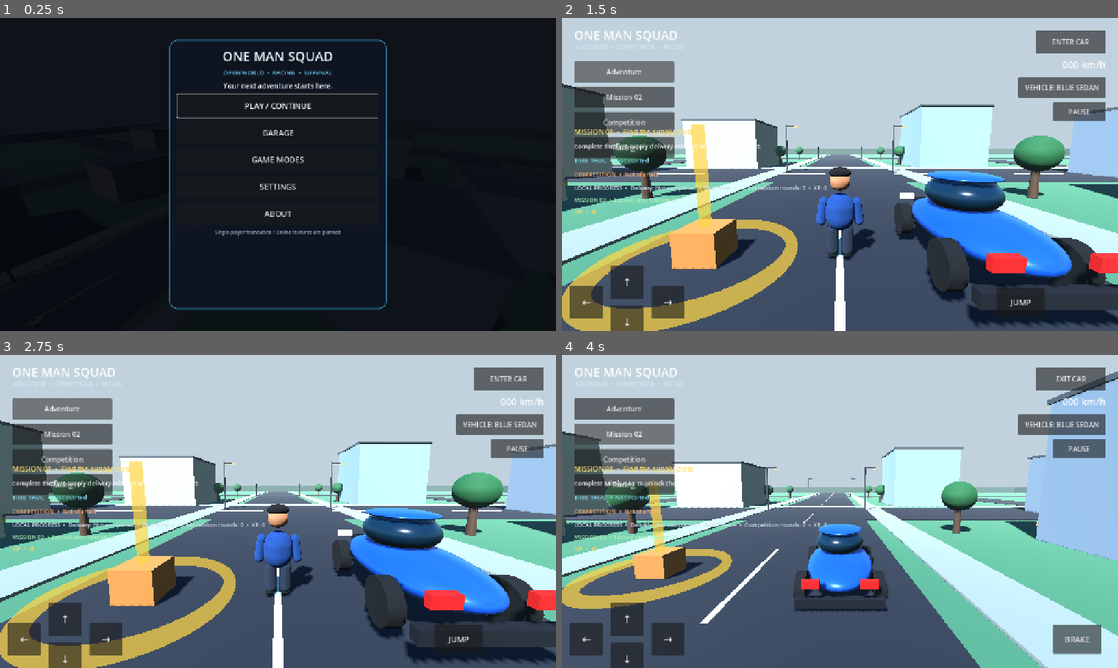
Above: before the commit, frames 1-4 (two rows, left to right).
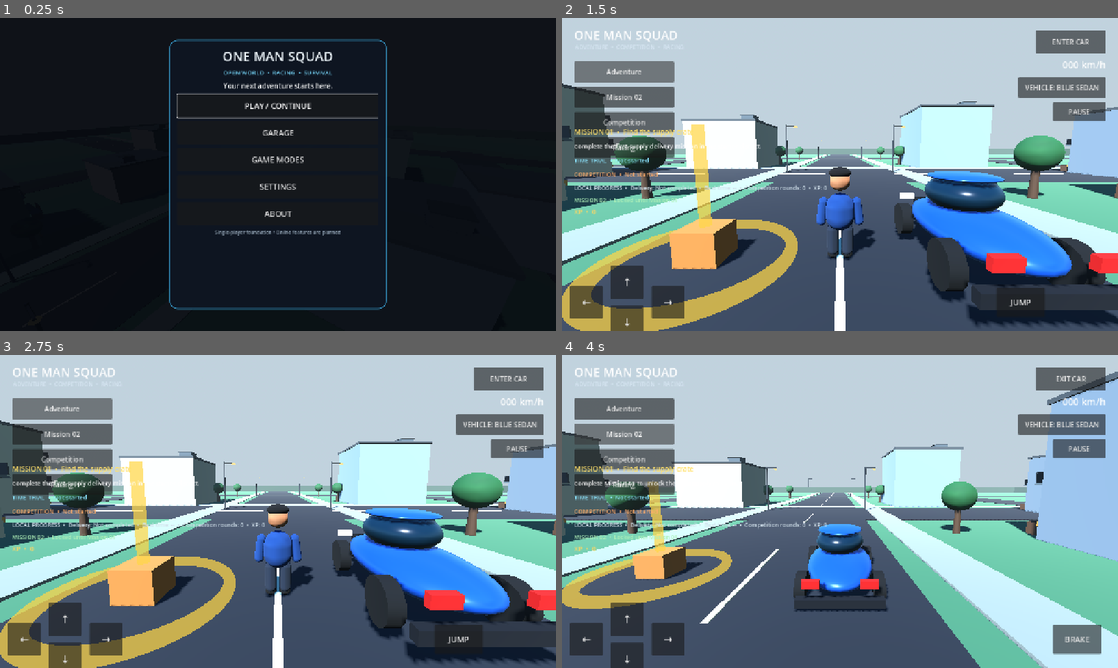
Above: after the commit, the same moments.

Repository: newgenerationnetwork617-ops/one-man-squad
Game: Godot game, scene res://scenes/main.tscn
Same seed, same stepped clock (60 frames per second), same inputs: the game is played once before the commit and once after it.
Inputs:
- Up to frame 1 (0.25 s): no input
- Up to frame 2 (1.5 s): click "PLAY / CONTINUE" at 0.5 s; click "Adventure" at 1.25 s
- Up to frame 3 (2.75 s): click "Adventure" at 2 s
- Up to frame 4 (4 s): click "ENTER CAR" at 2.75 s; click "Mission 02" at 3.5 s

The runs differ from the first frame. In frame 2, 0.2% of the frame differs, in the area x 0-100%, y 26-58%; in frame 3, 0.2%; in frame 4, 0.3%, in the area x 0-87%, y 28-58%.

Commit message:
Enable architectural visual pass in main scene

Diff:
--- a/scenes/main.tscn
+++ b/scenes/main.tscn
@@ -1,6 +1,6 @@
 [gd_scene load_steps=2 format=3]
 
-[ext_resource type="Script" path="res://scripts/main_responsive.gd" id="1"]
+[ext_resource type="Script" path="res://scripts/main_visual.gd" id="1"]
 
 [node name="OneManSquad" type="Node3D"]
 script = ExtResource("1")
